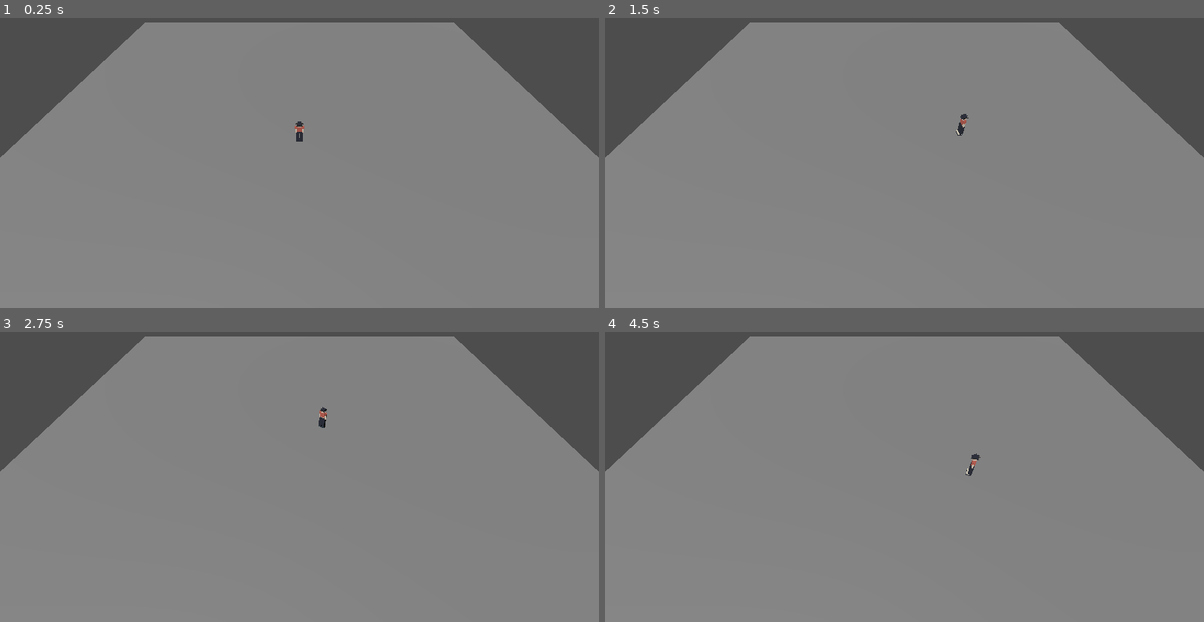
Above: before the commit, frames 1-4 (two rows, left to right).
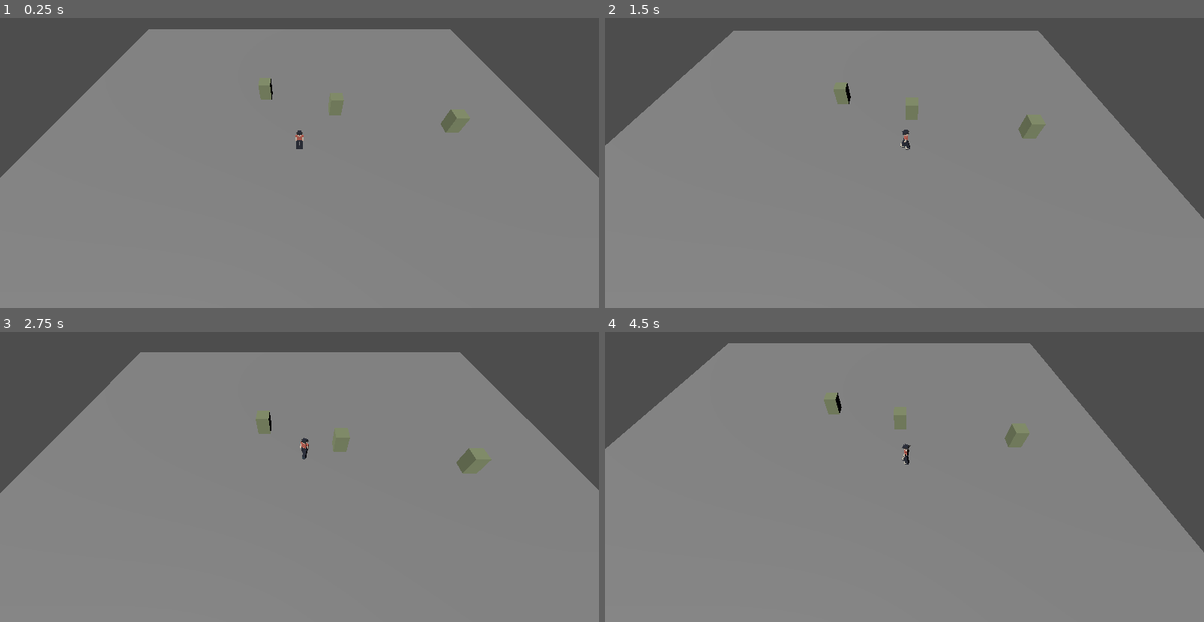
Above: after the commit, the same moments.

Repository: yauchai2/Game-Lab-2
Game: Godot game, scene res://game/main.tscn
Two runs of this game, one before a commit and one after it. Both use one fixed random seed, a clock stepped at 60 frames per second and the inputs below.
Inputs (mouse positions are in pixels of both pictures, inside the frame that each line leads up to):
- Up to frame 1 (0.25 s): no input
- Up to frame 2 (1.5 s): tap Enter at 0.5 s; move the mouse to (1036, 122) at 0.52 s; tap Q at 0.6, 1.35 s; click (1036, 122) at 0.67 s; move the mouse to (784, 157) at 1.27 s; click (784, 157) at 1.42 s
- Up to frame 3 (2.75 s): move the mouse to (359, 378) at 2.02 s; tap Q at 2.1 s; click (359, 378) at 2.17 s
- Up to frame 4 (4.5 s): move the mouse to (874, 520) at 2.77 s; tap Q at 2.85, 3.6, 4.35 s; click (874, 520) at 2.92 s; move the mouse to (1084, 503) at 3.52 s; click (1084, 503) at 3.67 s; move the mouse to (724, 404) at 4.27 s; click (724, 404) at 4.42 s

The runs differ from the first frame. In frame 1, 4.3% of the frame differs, in the area x 0-100%, y 1-56%; in frame 2, 6.9%; in frame 3, 6.2%; in frame 4, 8.6%, in the area x 0-100%, y 1-76%.

Commit message:
Jax prototype v2: camera follow, walk animation, training dummies, Demolish skill
Co-Authored-By: Claude Sonnet 5.5 <noreply@anthropic.com>
Claude-Session: https://claude.ai/code/session_018tqqU7rwEZ4u67toavQ9ri

Diff:
--- /dev/null
+++ b/game/enemy.tscn
@@ -0,0 +1,20 @@
+[gd_scene load_steps=5 format=3]
+
+[ext_resource type="Script" path="res://game/scripts/enemy.gd" id="1_enemy"]
+
+[sub_resource type="BoxMesh" id="BoxMesh_enemy"]
+size = Vector3(1, 1.6, 1)
+
+[sub_resource type="BoxShape3D" id="BoxShape_enemy"]
+size = Vector3(1, 1.6, 1)
+
+[node name="Enemy" type="StaticBody3D"]
+script = ExtResource("1_enemy")
+
+[node name="Mesh" type="MeshInstance3D" parent="."]
+transform = Transform3D(1, 0, 0, 0, 1, 0, 0, 0, 1, 0, 0.8, 0)
+mesh = SubResource("BoxMesh_enemy")
+
+[node name="Collision" type="CollisionShape3D" parent="."]
+transform = Transform3D(1, 0, 0, 0, 1, 0, 0, 0, 1, 0, 0.8, 0)
+shape = SubResource("BoxShape_enemy")
--- a/game/main.tscn
+++ b/game/main.tscn
@@ -1,8 +1,10 @@
-[gd_scene load_steps=7 format=3]
+[gd_scene load_steps=9 format=3]
 
 [ext_resource type="Script" path="res://game/scripts/jax.gd" id="1_jax"]
 
 [ext_resource type="PackedScene" path="res://assets/characters/jax.glb" id="2_model"]
+[ext_resource type="Script" path="res://game/scripts/camera_follow.gd" id="3_cam"]
+[ext_resource type="PackedScene" path="res://game/enemy.tscn" id="4_enemy"]
 
 [sub_resource type="BoxMesh" id="BoxMesh_floor"]
 size = Vector3(40, 1, 40)
@@ -35,8 +37,19 @@
 [node name="Collision" type="CollisionShape3D" parent="Jax"]
 shape = SubResource("CapsuleShape_jax")
 
-[node name="Camera3D" type="Camera3D" parent="."]
+[node name="Camera3D" type="Camera3D" parent="." node_paths=PackedStringArray("follow")]
 transform = Transform3D(1, 0, 0, 0, 0.642788, 0.766044, 0, -0.766044, 0.642788, 0, 12, 10)
+script = ExtResource("3_cam")
+follow = NodePath("../Jax")
 
 [node name="Sun" type="DirectionalLight3D" parent="."]
 transform = Transform3D(0.866, 0.3830, -0.3214, 0, 0.6428, 0.7660, 0.5, -0.6634, 0.5567, 0, 5, 0)
+
+[node name="Enemy1" parent="." instance=ExtResource("4_enemy")]
+transform = Transform3D(1, 0, 0, 0, 1, 0, 0, 0, 1, 3, 0, -4)
+
+[node name="Enemy2" parent="." instance=ExtResource("4_enemy")]
+transform = Transform3D(1, 0, 0, 0, 1, 0, 0, 0, 1, -3, 0, -6)
+
+[node name="Enemy3" parent="." instance=ExtResource("4_enemy")]
+transform = Transform3D(1, 0, 0, 0, 1, 0, 0, 0, 1, 12, 0, -2)
--- /dev/null
+++ b/game/scripts/camera_follow.gd
@@ -0,0 +1,14 @@
+extends Camera3D
+
+@export var follow: Node3D
+@export var offset := Vector3(0, 12, 10)
+@export var smoothing := 8.0
+
+func _ready() -> void:
+	if follow:
+		global_position = follow.global_position + offset
+
+func _process(delta: float) -> void:
+	if follow:
+		var goal := follow.global_position + offset
+		global_position = global_position.lerp(goal, 1.0 - exp(-smoothing * delta))
--- /dev/null
+++ b/game/scripts/enemy.gd
@@ -0,0 +1,28 @@
+extends StaticBody3D
+
+@export var max_hp := 60
+@export var base_color := Color("8C9871")
+
+var hp := max_hp
+var _material := StandardMaterial3D.new()
+
+@onready var mesh: MeshInstance3D = $Mesh
+
+func _ready() -> void:
+	hp = max_hp
+	add_to_group("enemies")
+	_material.albedo_color = base_color
+	mesh.material_override = _material
+
+func take_damage(amount: int) -> void:
+	if hp <= 0:
+		return
+	hp -= amount
+	_material.albedo_color = Color.WHITE
+	var tween := create_tween()
+	tween.tween_property(_material, "albedo_color", base_color, 0.2)
+	if hp <= 0:
+		remove_from_group("enemies")
+		var die := create_tween()
+		die.tween_property(self, "scale", Vector3(1.2, 0.01, 1.2), 0.25)
+		die.tween_callback(queue_free)
--- a/game/scripts/jax.gd
+++ b/game/scripts/jax.gd
@@ -2,25 +2,86 @@
 
 @export var speed := 6.0
 @export var gravity := 20.0
+@export var skill_cooldown := 1.5
+@export var skill_windup := 0.3
+@export var skill_radius := 3.5
+@export var skill_damage := 25
 
 var target := Vector3.ZERO
 var has_target := false
+var skill_timer := 0.0
+var windup_left := -1.0
+var anim_time := 0.0
+
+@onready var model: Node3D = $Model
+@onready var leg_l: Node3D = model.find_child("LegL", true, false)
+@onready var leg_r: Node3D = model.find_child("LegR", true, false)
+@onready var arm_l: Node3D = model.find_child("ArmL", true, false)
+@onready var arm_r: Node3D = model.find_child("ArmR", true, false)
 
 func _unhandled_input(event: InputEvent) -> void:
-	if event is InputEventMouseButton and event.pressed and event.button_index == MOUSE_BUTTON_LEFT:
-		var camera := get_viewport().get_camera_3d()
-		var from := camera.project_ray_origin(event.position)
-		var to := from + camera.project_ray_normal(event.position) * 100.0
-		var query := PhysicsRayQueryParameters3D.create(from, to)
-		query.exclude = [get_rid()]
-		var hit := get_world_3d().direct_space_state.intersect_ray(query)
-		if hit:
-			target = hit.position
-			has_target = true
+	if event is InputEventMouseButton and event.pressed:
+		if event.button_index == MOUSE_BUTTON_LEFT:
+			_click_move(event.position)
+		elif event.button_index == MOUSE_BUTTON_RIGHT:
+			use_skill()
+	elif event is InputEventKey and event.pressed and not event.echo and event.keycode == KEY_Q:
+		use_skill()
+
+func _click_move(screen_pos: Vector2) -> void:
+	var camera := get_viewport().get_camera_3d()
+	var from := camera.project_ray_origin(screen_pos)
+	var to := from + camera.project_ray_normal(screen_pos) * 100.0
+	var query := PhysicsRayQueryParameters3D.create(from, to)
+	query.exclude = [get_rid()]
+	var hit := get_world_3d().direct_space_state.intersect_ray(query)
+	if hit:
+		target = hit.position
+		has_target = true
+
+# 拆場: short windup, then a shockwave that hits every enemy in range.
+func use_skill() -> void:
+	if skill_timer > 0.0 or windup_left >= 0.0:
+		return
+	has_target = false
+	windup_left = skill_windup
+	skill_timer = skill_cooldown
+
+func _slam() -> void:
+	for enemy in get_tree().get_nodes_in_group("enemies"):
+		var away: Vector3 = enemy.global_position - global_position
+		away.y = 0.0
+		if away.length() <= skill_radius:
+			enemy.take_damage(skill_damage)
+	_spawn_shockwave()
+
+func _spawn_shockwave() -> void:
+	var ring := MeshInstance3D.new()
+	var torus := TorusMesh.new()
+	torus.inner_radius = 0.9
+	torus.outer_radius = 1.0
+	ring.mesh = torus
+	var m := StandardMaterial3D.new()
+	m.albedo_color = Color("CC6657")
+	m.shading_mode = BaseMaterial3D.SHADING_MODE_UNSHADED
+	ring.material_override = m
+	get_parent().add_child(ring)
+	ring.global_position = global_position + Vector3(0, 0.1 - 0.87, 0)
+	ring.scale = Vector3(0.3, 0.3, 0.3)
+	var tween := ring.create_tween()
+	var final_scale := skill_radius
+	tween.tween_property(ring, "scale", Vector3(final_scale, 1.0, final_scale), 0.25)
+	tween.tween_callback(ring.queue_free)
 
 func _physics_process(delta: float) -> void:
+	skill_timer = maxf(skill_timer - delta, 0.0)
 	var move := Vector3.ZERO
-	if has_target:
+	if windup_left >= 0.0:
+		windup_left -= delta
+		model.rotation.x = lerpf(model.rotation.x, -0.4, 0.4)
+		if windup_left < 0.0:
+			_slam()
+	elif has_target:
 		var dir := target - global_position
 		dir.y = 0.0
 		if dir.length() < 0.2:
@@ -28,8 +89,21 @@
 		else:
 			move = dir.normalized() * speed
 			look_at(global_position + dir, Vector3.UP)
+	if windup_left < 0.0:
+		model.rotation.x = lerpf(model.rotation.x, 0.0, 0.3)
 	velocity.x = move.x
 	velocity.z = move.z
 	if not is_on_floor():
 		velocity.y -= gravity * delta
 	move_and_slide()
+	_animate_limbs(delta, move.length() > 0.1)
+
+func _animate_limbs(delta: float, moving: bool) -> void:
+	var swing := 0.0
+	if moving:
+		anim_time += delta * speed * 1.8
+		swing = sin(anim_time) * 0.6
+	for pair in [[leg_l, swing], [leg_r, -swing], [arm_l, -swing * 0.8], [arm_r, swing * 0.8]]:
+		var limb: Node3D = pair[0]
+		if limb:
+			limb.rotation.x = lerpf(limb.rotation.x, pair[1], 0.4)
Not shown, added: game/scripts/camera_follow.gd.uid
Not shown, added: game/scripts/enemy.gd.uid
Not shown, changed: docs/guides/godot-setup.md
